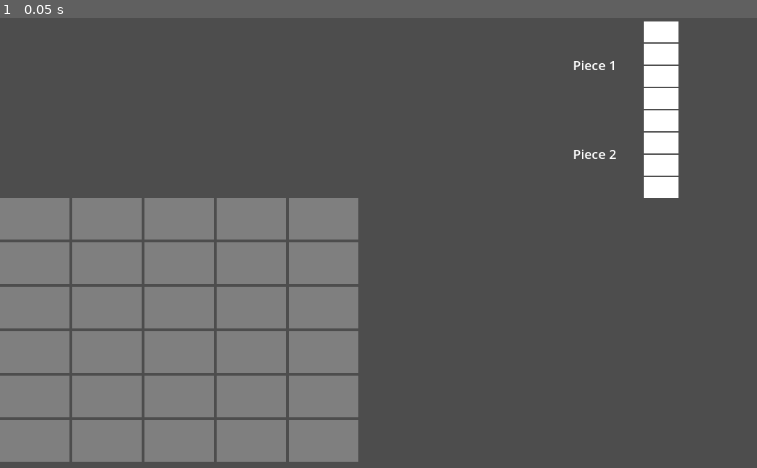
Above: before the commit, frame 1.
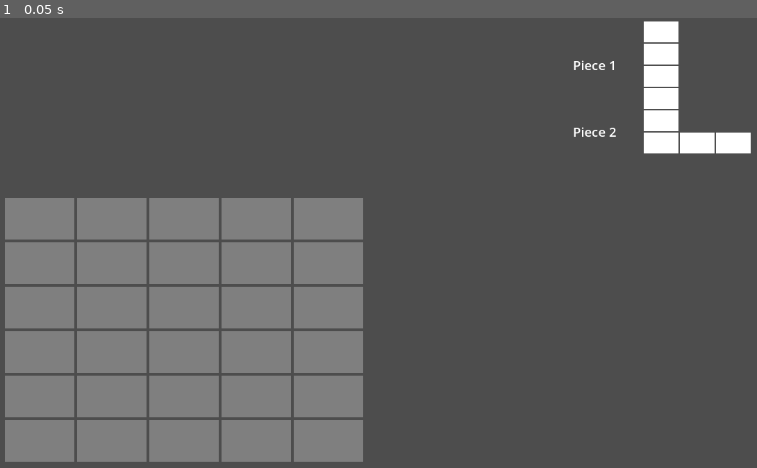
Above: after the commit, the same moment.

Repository: AlexanderHarrison/trillionaire
Game: Godot game, scene res://root.tscn
Two runs of this game, one before a commit and one after it. Both use one fixed random seed, a clock stepped at 60 frames per second and the inputs below.
Inputs:
- Up to frame 1 (0.05 s): no input

The runs differ from the first frame. In frame 1, 3.3% of the frame differs, in the area x 0-100%, y 24-99%.

Commit message:
I am exhausted

Diff:
--- /dev/null
+++ b/blank_hour.tscn
@@ -0,0 +1,10 @@
+[gd_scene format=3 uid="uid://blje6caceupmj"]
+
+[node name="GridSpot" type="ColorRect"]
+custom_minimum_size = Vector2(100, 60)
+mouse_filter = 1
+color = Color(1, 1, 1, 0)
+
+[connection signal="gui_input" from="." to="." method="_on_gui_input"]
+[connection signal="mouse_entered" from="." to="." method="_on_mouse_entered"]
+[connection signal="mouse_exited" from="." to="." method="_on_mouse_exited"]
--- a/cursor_piece.gd
+++ b/cursor_piece.gd
@@ -1,11 +1,27 @@
 extends Node2D
+
+var piece = null
 
 func _process(_delta):
 	var mouse_position = get_viewport().get_mouse_position()
 	global_position = mouse_position
+	global_position.x += 5;
+	global_position.y += 5;
 
-func start():
-	self.visible = true
+func has_cursor():
+	return visible
 
-func end():
-	self.visible = false
+func start_cursor(new_piece):
+	piece = new_piece
+	add_child(piece.duplicate())
+	visible = true
+
+func clear_cursor():
+	piece = null
+	for n in get_children():
+		remove_child(n)
+		n.queue_free()
+	visible = false
+
+func get_piece():
+	return piece
--- a/cursor_piece.tscn
+++ b/cursor_piece.tscn
@@ -1,12 +1,8 @@
-[gd_scene load_steps=3 format=3 uid="uid://cqi8h3idr3n0o"]
+[gd_scene load_steps=2 format=3 uid="uid://cqi8h3idr3n0o"]
 
 [ext_resource type="Script" path="res://cursor_piece.gd" id="1_awdxo"]
-[ext_resource type="PackedScene" uid="uid://c82kbejlao12d" path="res://piece.tscn" id="1_ldkfe"]
 
 [node name="cursor_piece" type="Node2D"]
+position = Vector2(1, 1)
 scale = Vector2(0.2, 0.2)
 script = ExtResource("1_awdxo")
-
-[node name="piece" parent="." instance=ExtResource("1_ldkfe")]
-offset_right = 100.0
-offset_bottom = 252.0
--- a/free_hour.gd
+++ b/free_hour.gd
@@ -4,9 +4,13 @@
 var parent;
 @export var idx: int;
 
-# Called every frame. 'delta' is the elapsed time since the previous frame.
-func _process(_delta):
+func _ready():
 	parent = get_parent()
+	if parent.add_child_hour != null:
+		parent.add_child_hour(self);
+
+func set_full():
+	self.color = "FFFFFFFF"
 
 func _on_mouse_entered():
 	mouseover = true
@@ -14,7 +18,6 @@
 func _on_mouse_exited():
 	mouseover = false
 
-
 func _on_gui_input(event):
 	if event is InputEventMouseButton \
 		and event.button_index == MOUSE_BUTTON_LEFT \
--- /dev/null
+++ b/piece.gd
@@ -0,0 +1,44 @@
+extends GridContainer
+
+@export var arr: Array[bool];
+@export var width: int;
+
+var internal_arr = [];
+
+var hour = preload("res://hour.tscn")
+var free_hour = preload("res://blank_hour.tscn")
+
+# Called when the node enters the scene tree for the first time.
+func _ready():
+	if width > 0:
+		update_arr(arr, width)
+
+func update_arr(new_arr, new_width):
+	arr = new_arr
+	width = new_width
+	internal_arr = []
+	for n in get_children():
+		remove_child(n)
+		n.queue_free()
+
+	columns = width
+
+	var height = floor(arr.size() / width)
+	for y in height:
+		internal_arr.append([])
+
+	for i in arr.size():
+		var y = floori(i / width)
+		if arr[i]:
+			internal_arr[y].append(true)
+			var h = hour.instantiate()
+			h.mouse_filter = MOUSE_FILTER_PASS
+			add_child(h)
+		else:
+			internal_arr[y].append(false)
+			var h = free_hour.instantiate()
+			h.mouse_filter = MOUSE_FILTER_PASS
+			add_child(h)
+
+func arrangement():
+	return internal_arr
--- a/piece.tscn
+++ b/piece.tscn
@@ -1,21 +1,6 @@
 [gd_scene load_steps=2 format=3 uid="uid://c82kbejlao12d"]
 
-[ext_resource type="PackedScene" uid="uid://djp5j18pjssb6" path="res://hour.tscn" id="1_sadfj"]
+[ext_resource type="Script" path="res://piece.gd" id="1_pgqpb"]
 
 [node name="piece" type="GridContainer"]
-
-[node name="hour" parent="." instance=ExtResource("1_sadfj")]
-layout_mode = 2
-mouse_filter = 1
-
-[node name="hour2" parent="." instance=ExtResource("1_sadfj")]
-layout_mode = 2
-mouse_filter = 1
-
-[node name="hour3" parent="." instance=ExtResource("1_sadfj")]
-layout_mode = 2
-mouse_filter = 1
-
-[node name="hour4" parent="." instance=ExtResource("1_sadfj")]
-layout_mode = 2
-mouse_filter = 1
+script = ExtResource("1_pgqpb")
--- a/piece_button.gd
+++ b/piece_button.gd
@@ -1,11 +1,17 @@
 extends Container
 
-@export var piece_name: String
+@export var piece_name: String;
+@export var arr: Array[bool];
+@export var width: int;
+
 var mouseover = false;
+var cursorpiece
 
 # Called when the node enters the scene tree for the first time.
 func _ready():
+	$BoxContainer/piece.update_arr(arr, width)
 	$CenterContainer/RichTextLabel.set_text(piece_name);
+	cursorpiece = get_tree().root.get_child(0).get_node("cursor_piece")
 
 func _on_mouse_entered():
 	mouseover = true
@@ -18,4 +24,4 @@
 		and event.button_index == MOUSE_BUTTON_LEFT \
 		and event.is_pressed() \
 		and mouseover:
-		print(piece_name)
+		cursorpiece.start_cursor($BoxContainer/piece)
--- a/piece_list.tscn
+++ b/piece_list.tscn
@@ -12,7 +12,11 @@
 [node name="Container" parent="VBoxContainer" instance=ExtResource("1_k4c1u")]
 layout_mode = 2
 piece_name = "Piece 1"
+arr = Array[bool]([true, true, true, true])
+width = 1
 
 [node name="Container2" parent="VBoxContainer" instance=ExtResource("1_k4c1u")]
 layout_mode = 2
 piece_name = "Piece 2"
+arr = Array[bool]([true, false, false, true, true, true])
+width = 3
--- a/root.tscn
+++ b/root.tscn
@@ -7,6 +7,8 @@
 [node name="root" type="Node2D"]
 
 [node name="schedule" parent="." instance=ExtResource("1_4imot")]
+offset_left = 7.0
+offset_right = 551.0
 
 [node name="piece_list" parent="." instance=ExtResource("2_e1pnw")]
 offset_left = 825.0
--- a/schedule.gd
+++ b/schedule.gd
@@ -1,13 +1,68 @@
 extends GridContainer
 
+var cursorpiece
+
 var calendar = [
+	[false, false, false, false, false],
+	[false, false, false, false, false],
+	[false, false, false, false, false],
+	[false, false, false, false, false],
+	[false, false, false, false, false],
+	[false, false, false, false, false],
+];
+
+var width = 5
+var height = 6
+
+var arrangements = []
+var hour_nodes = [
 	[null, null, null, null, null],
 	[null, null, null, null, null],
 	[null, null, null, null, null],
 	[null, null, null, null, null],
 	[null, null, null, null, null],
 	[null, null, null, null, null]
-];
+]
+
+func _ready():
+	cursorpiece = get_tree().root.get_child(0).get_node("cursor_piece")
+
+func add_child_hour(hour):
+	var here_x: int = hour.idx % 5
+	var here_y: int = floori(hour.idx / 5)
+	hour_nodes[here_y][here_x] = hour
 
 func box_click(idx):
-	print(idx)
+	if cursorpiece.has_cursor():
+		var piece = cursorpiece.get_piece()
+		if valid_arrangement(idx, piece.arrangement()):
+			add_arrangement(idx, piece.arrangement())
+		else:
+			pass
+		cursorpiece.clear_cursor()
+
+func valid_arrangement(idx, arrangement):
+	var here_x: int = idx % 5
+	var here_y: int = floori(idx / 5)
+
+	for y in arrangement.size():
+		for x in arrangement[0].size():
+			if arrangement[y][x]:
+				if here_x + x >= width:
+					return false
+				if here_y + y >= height:
+					return false
+				if calendar[here_y+y][here_x+x]:
+					return false
+	return true
+
+func add_arrangement(idx, arrangement):
+	var here_x: int = idx % 5
+	var here_y: int = floori(idx / 5)
+
+	arrangements.append(arrangement)
+	for y in arrangement.size():
+		for x in arrangement[0].size():
+			if arrangement[y][x]:
+				calendar[here_y+y][here_x+x] = true
+				hour_nodes[here_y+y][here_x+x].set_full()
